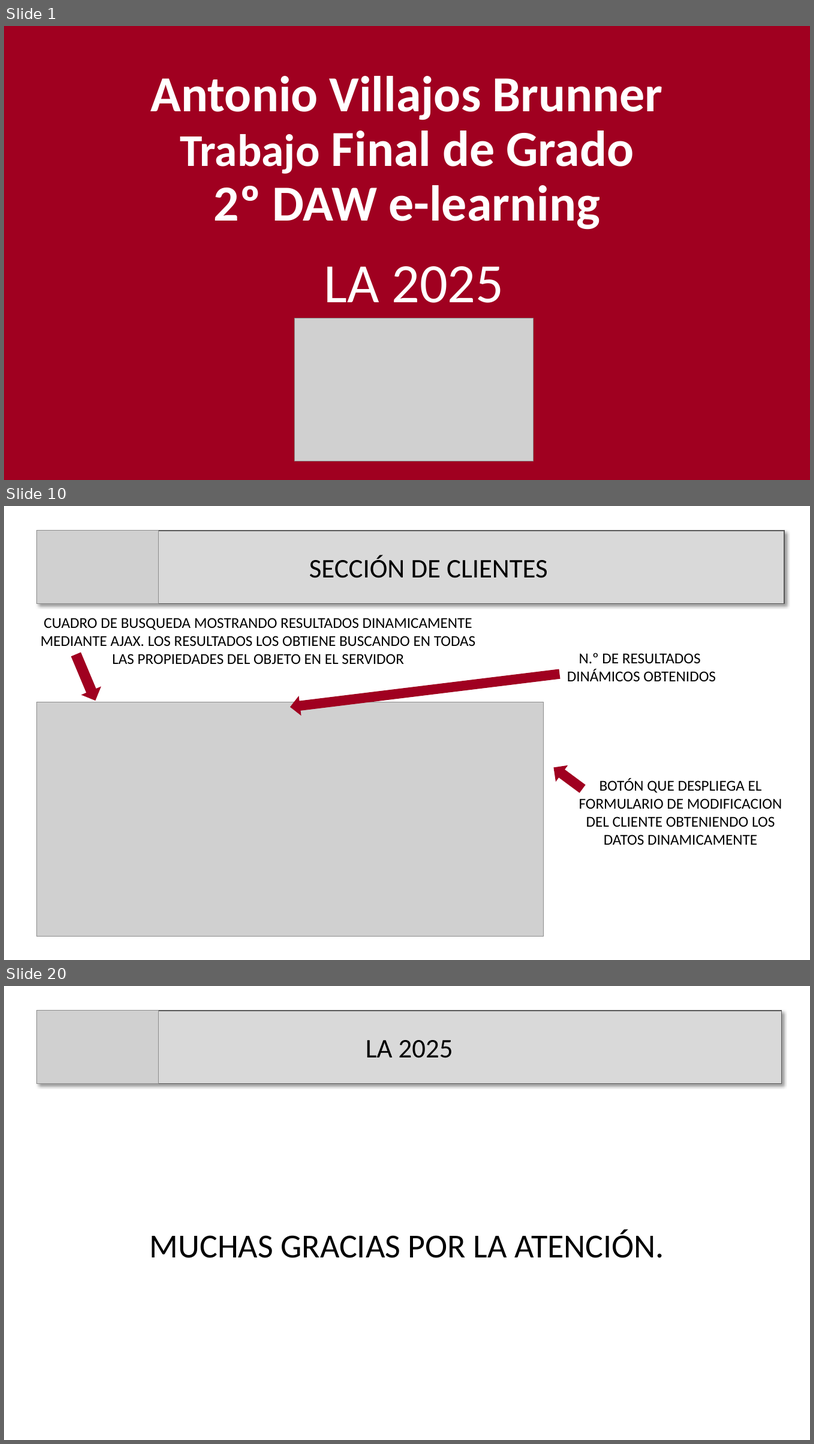
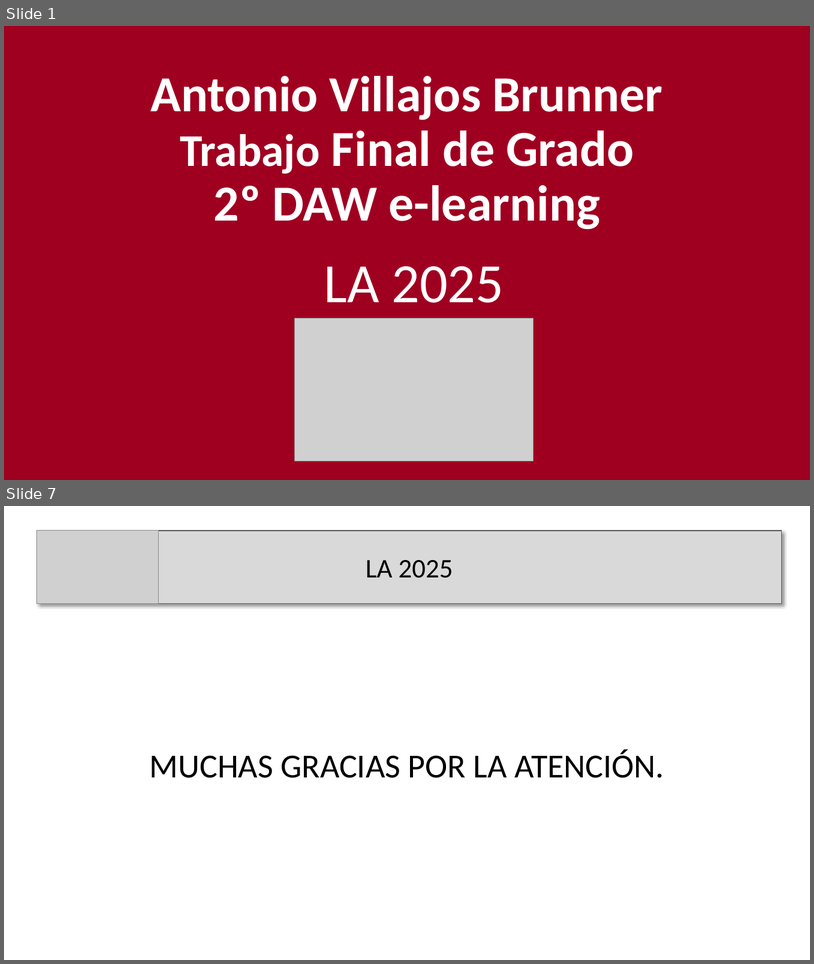
Before and after one commit to anvil555/La2025, a slide deck: Documentacion/Presentacion.pptx. Shown one above the other, each under a label of ours: slides 1, 10 and 20 before the commit, slides 1 and 7 after it; the slides between them are not shown. The pictures are 814x1444 and 814x964 pixels, drawn with LibreOffice and Linux fonts; fonts in the diff are those of the drawing; grey boxes stand for pictures. Boxes give left, top, right and bottom in pixels: in the first picture for what was removed or moved away, otherwise in the second. Text is boxed around its words. In the diff, an @@ line names an element or a change of style, - is before the commit and + after.

```diff
--- a/Documentacion/Presentacion.pptx
+++ b/Documentacion/Presentacion.pptx
@@ slide 10 removed at (4, 506, 810, 960), background #FFFFFF @@
@@ rectangle removed at (36, 531, 785, 604) @@
-SECCIÓN DE CLIENTES
@@ picture removed at (36, 531, 158, 604) @@
@@ text removed at (41, 618, 476, 664) @@
-CUADRO DE BUSQUEDA MOSTRANDO RESULTADOS DINAMICAMENTE MEDIANTE AJAX. LOS RESULTADOS LOS OBTIENE BUSCANDO EN TODAS LAS PROPIEDADES DEL OBJETO EN EL SERVIDOR
@@ right arrow removed at (67, 651, 104, 703) @@
@@ right arrow removed at (290, 665, 561, 716) @@
@@ text removed at (567, 652, 716, 681) @@
-N.º DE RESULTADOS
-DINÁMICOS OBTENIDOS
@@ picture removed at (36, 702, 543, 936) @@
@@ right arrow removed at (549, 760, 588, 795) @@
@@ text removed at (579, 778, 782, 844) @@
-BOTÓN QUE DESPLIEGA EL FORMULARIO DE MODIFICACION DEL CLIENTE OBTENIENDO LOS DATOS DINAMICAMENTE
@@ what was slide 20 is now slide 7 @@
```
Also in this commit, not shown: 2 slides changed, 3 slides added, 15 other slides removed, 9 other files.
